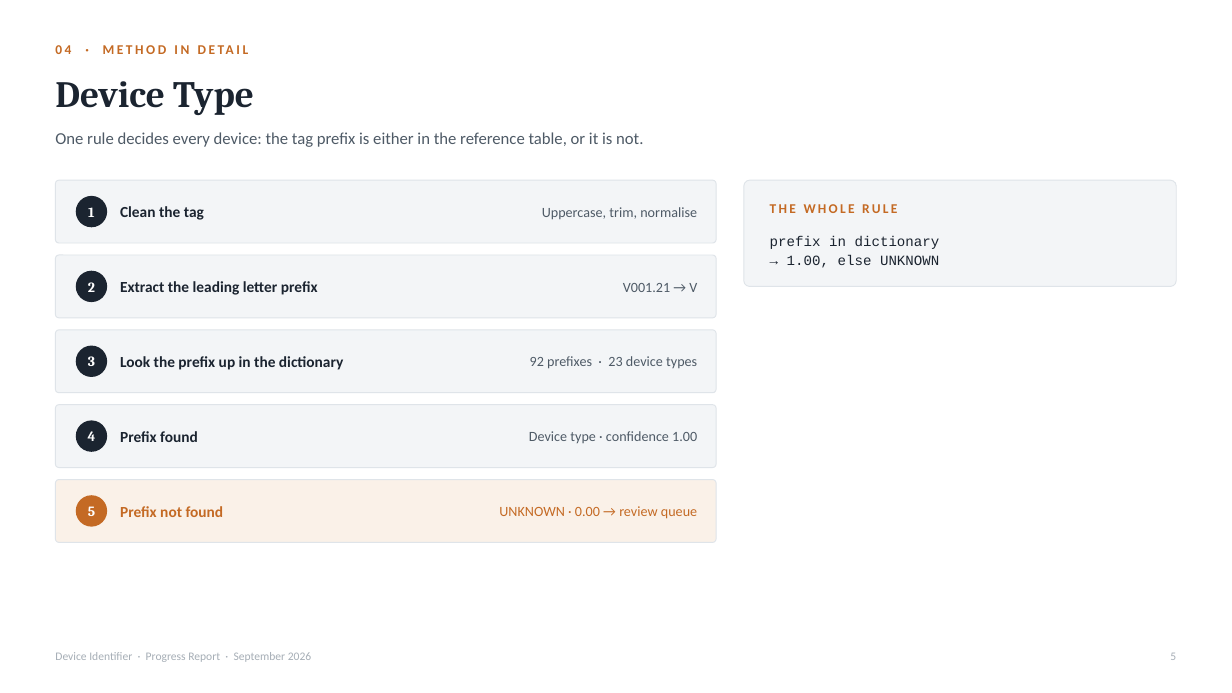
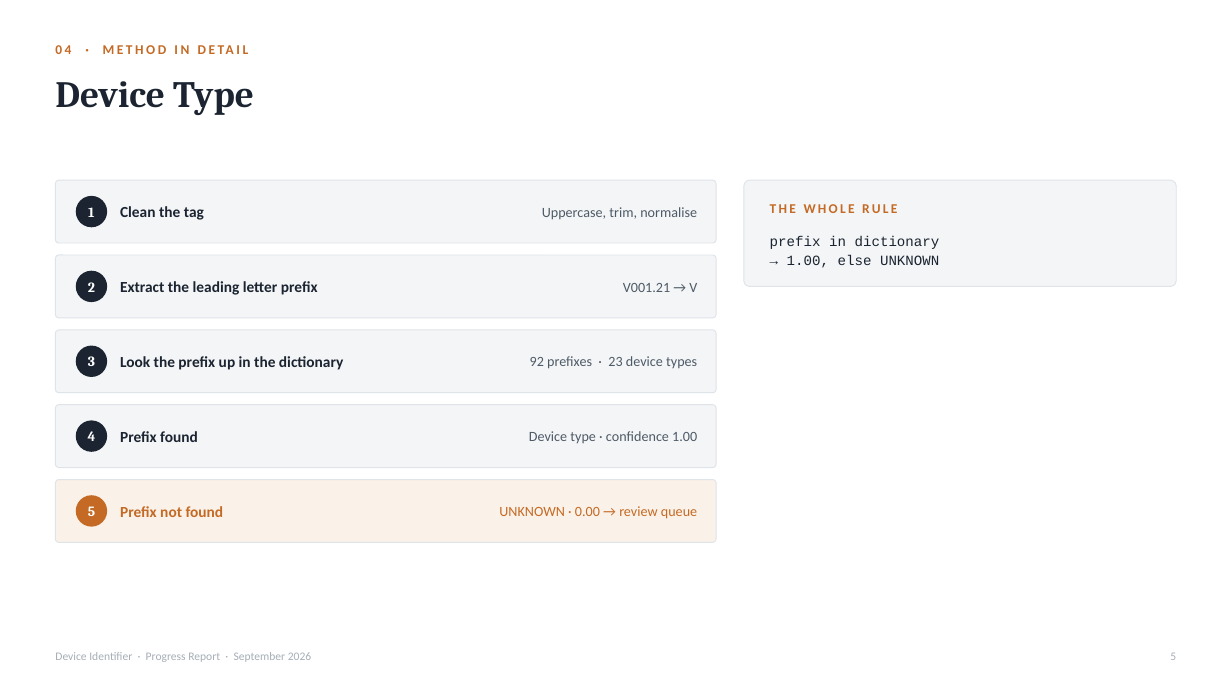
Before and after one commit to Syaziyah30/DeviceCluster, a slide deck: slide 6 of handoff/DeviceIdentifierProgress.pptx (slide 5 before the commit). Drawn at 1232x693 pixels with LibreOffice and Linux fonts; fonts in the diff are those of the drawing. Boxes give left, top, right and bottom in pixels: in the first picture for what was removed or moved away, otherwise in the second. Text is boxed around its words. In the diff, an @@ line names an element or a change of style, - is before the commit and + after.

```diff
--- a/handoff/DeviceIdentifierProgress.pptx
+++ b/handoff/DeviceIdentifierProgress.pptx
@@ text removed at [55,132,643,147] @@
-One rule decides every device: the tag prefix is either in the reference table, or it is not.
```
Also in this commit, not shown: 15 other slides changed, 6 slides added.
